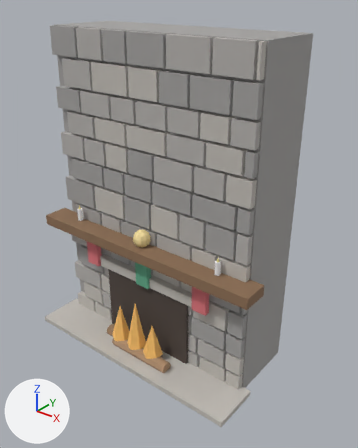
The glTF model src/SantaShift.Game/Content/models/prop_fireplace.glb, before and after one commit.
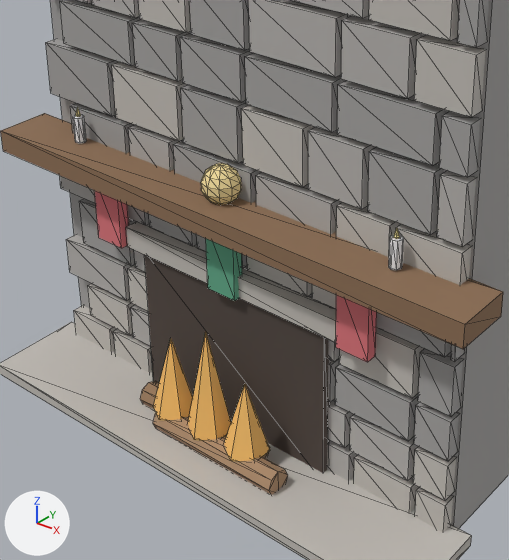
Each version is shown whole from a camera (50 mm lens) standing at (3.31, -4.42, 4.0) and looking at (0.25, -0.59, 1.62), then close up on the part from 13% to 75% of the width and 35% to 90% of the height. The lights are fixed; the arrows at lower left show +X, +Y and +Z. The first two pictures are the older version. The close-ups show mesh edges as thin lines.

In view in the first close-up: 'Chimney', 'Fire log.1', 'Firebox', 'Flame core.0', 'Flame.0', 'Mantel', 'Mantel clock', 'Stocking cuff.0', 'Stocking.0', 'Stocking.1', 'Stone.00.-0.01', 'Stone.00.-1.30' and 1 more.
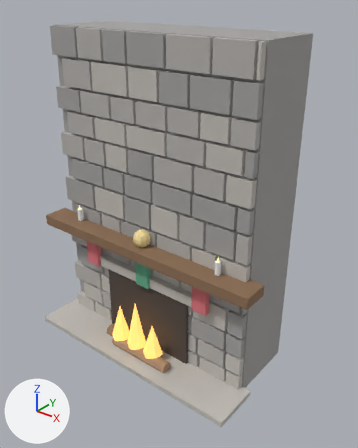
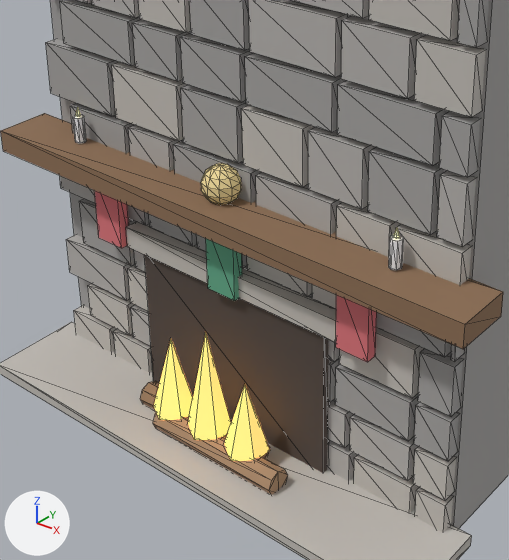
The change, as a list of edits to the scene's bpy script:
```text
Change mat_flame_core:
    add mat_flame_core.emission_strength = 1.0
Change mat_flame:
    add mat_flame.emission_strength = 1.0
    add mat_flame.emission_color = (0.98, 0.55, 0.15)  # orange #fdc46c
```

Boxes (x1, y1, x2, y2) around the edits, measured in the close-ups (509 x 560 px):
'Flame.0', recoloured, surface changed (lighter)
    both: (153, 332, 270, 462)
'Flame core.0', surface changed
    both: (76, 107, 400, 239)
